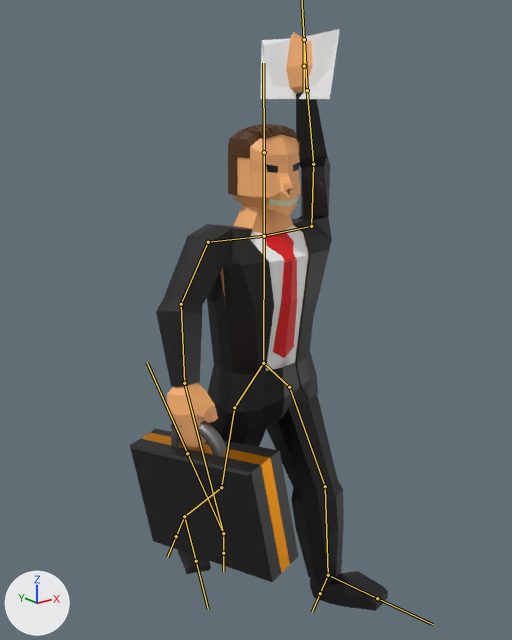
The FBX model Assets/Resources/PhotonPrefabs/TMPBlender/MrBusiness.fbx: old version first, new version second.
Before and after are seen from a 50 mm lens placed at (-9.8, -11.89, 11.72), pointed at (-0.35, -0.07, 6.99). Arrows for +X, +Y and +Z are at lower left; the lights stay in place. Both versions are drawn at frame 1 of the action 'Armature|RunGunU'; the numbers are the values there. The bones that bend it are drawn over the model as lines.

The first picture shows 'Cube', 'Cube.001', 'Cube.002', 'Cube.003', 'Hair', 'Jacket', 'Pants', 'Shoes', 'Tie', 'Torus'.
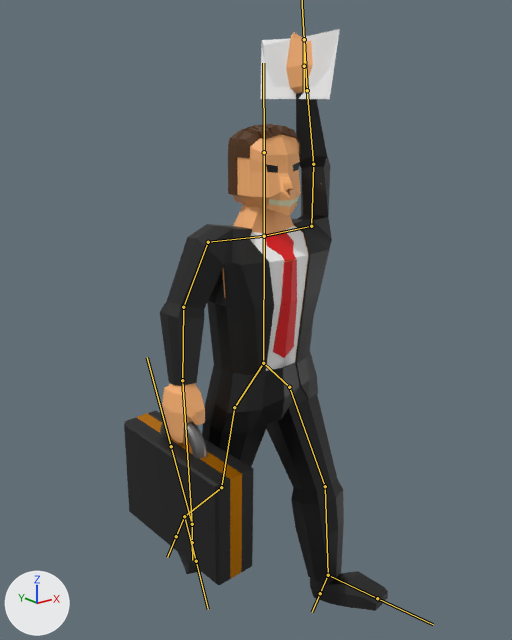
The change in detail:
Bone 'Bone.008' (bone_bone_008) turns from (8, -4, 52) to (0, -1, 62) degrees about its own x, y and z.
Bone 'Bone.009' (bone_bone_009) turns from (5, -1, 29) to (0, 0, 24) degrees about its own x, y and z.
Bone 'Bone.010' (bone_bone_010) turns from (3, 0, 14) to (0, 0, 6) degrees about its own x, y and z.

Pixel boxes (x1, y1, x2, y2) of what changed, in the pictures (512 x 640 px):
'Jacket', posed
    before: (156, 92, 332, 433)
    after: (160, 92, 332, 433)
'Cube.002', posed (30% narrower, 17% taller)
    before: (130, 439, 281, 582)
    after: (124, 418, 230, 585)
'Cube', posed
    before: (167, 32, 313, 447)
    after: (162, 32, 313, 443)
'Cube.001', posed (25% narrower, 17% taller)
    before: (140, 429, 298, 573)
    after: (136, 411, 254, 579)
'Torus', posed
    before: (171, 421, 228, 457)
    after: (160, 417, 207, 459)
bone 'Bone.008', root to tip
    before: (208, 242) to (181, 304)
    after: (208, 242) to (183, 307)
bone 'Bone.009', root to tip
    before: (181, 304) to (184, 383)
    after: (183, 307) to (182, 380)
bone 'Bone.010', root to tip
    before: (184, 383) to (223, 533)
    after: (182, 380) to (192, 524)
